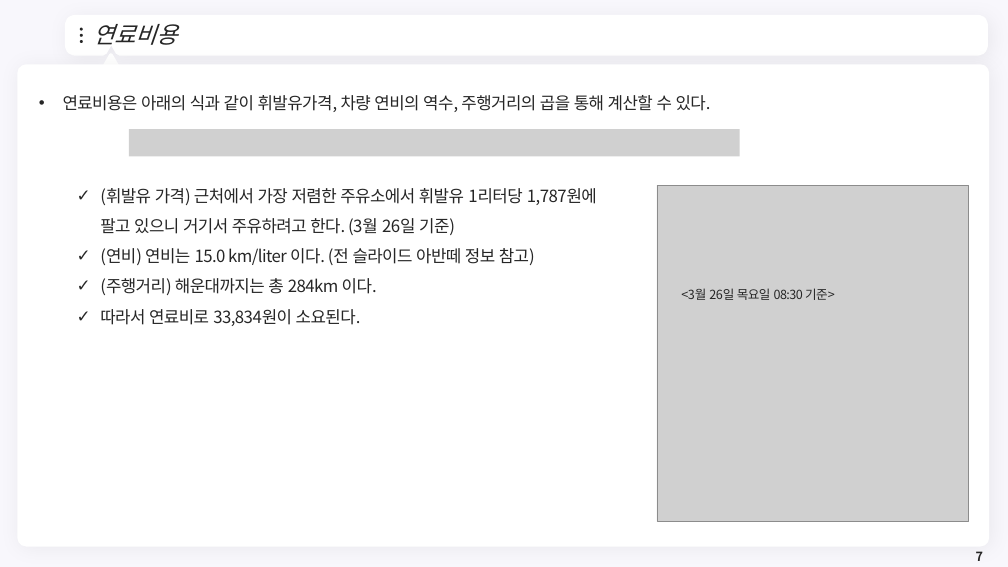
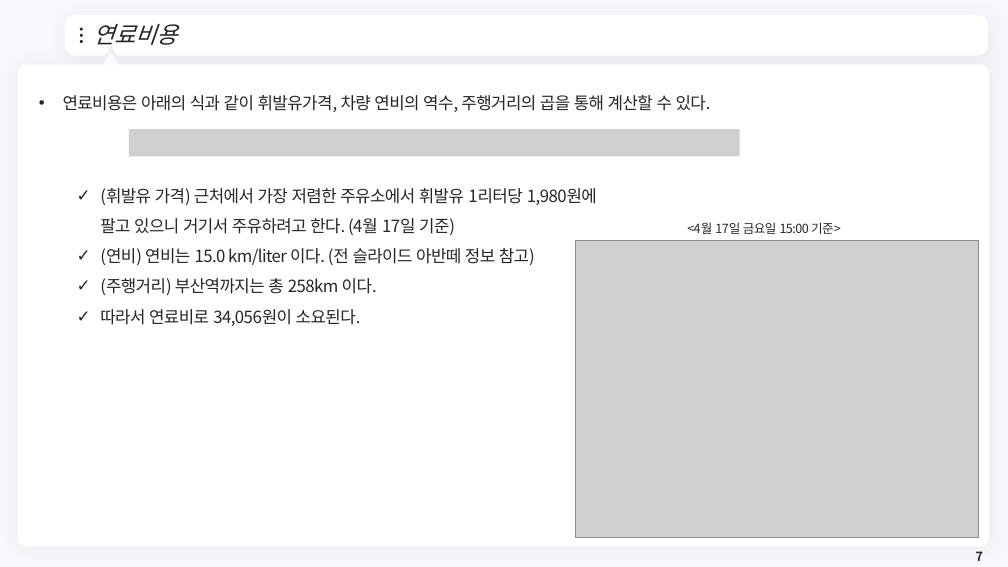
Before and after one commit to meandthey/Teaching, a slide deck: slide 7 of 생활속의 경제/01_Lectures/생활속의 경제_(에너지경제)_2.pptx. Drawn at 1008x567 pixels with LibreOffice and Linux fonts; fonts in the diff are those of the drawing; grey boxes stand for pictures; background and template pictures are left out. Boxes give left, top, right and bottom in pixels: in the first picture for what was removed or moved away, otherwise in the second. Text is boxed around its words. In the diff, an @@ line names an element or a change of style, - is before the commit and + after.

```diff
--- a/생활속의 경제/01_Lectures/생활속의 경제_(에너지경제)_2.pptx
+++ b/생활속의 경제/01_Lectures/생활속의 경제_(에너지경제)_2.pptx
@@ text at box(100, 188, 597, 235): text changed @@
-  ✓ (휘발유 가격) 근처에서 가장 저렴한 주유소에서 휘발유 1리터당 1,787원에 팔고 있으니 거기서 주유하려고 한다. (3월 26일 기준)
+  ✓ (휘발유 가격) 근처에서 가장 저렴한 주유소에서 휘발유 1리터당 1,980원에 팔고 있으니 거기서 주유하려고 한다. (4월 17일 기준)
@@ text at box(687, 222, 841, 234): text changed @@
-<3월 26일 목요일 08:30 기준>
+<4월 17일 금요일 15:00 기준>
@@ picture: place and size @@
-picture at box(657, 185, 969, 522)
+picture at box(576, 240, 979, 538)
@@ text at box(100, 278, 377, 326): text changed @@
-  ✓ (주행거리) 해운대까지는 총 284km 이다.
-  ✓ 따라서 연료비로 33,834원이 소요된다.
+  ✓ (주행거리) 부산역까지는 총 258km 이다.
+  ✓ 따라서 연료비로 34,056원이 소요된다.
```
Also in this commit, not shown: 17 other slides changed, 3 slides added, 7 slides removed, 2 other files.
